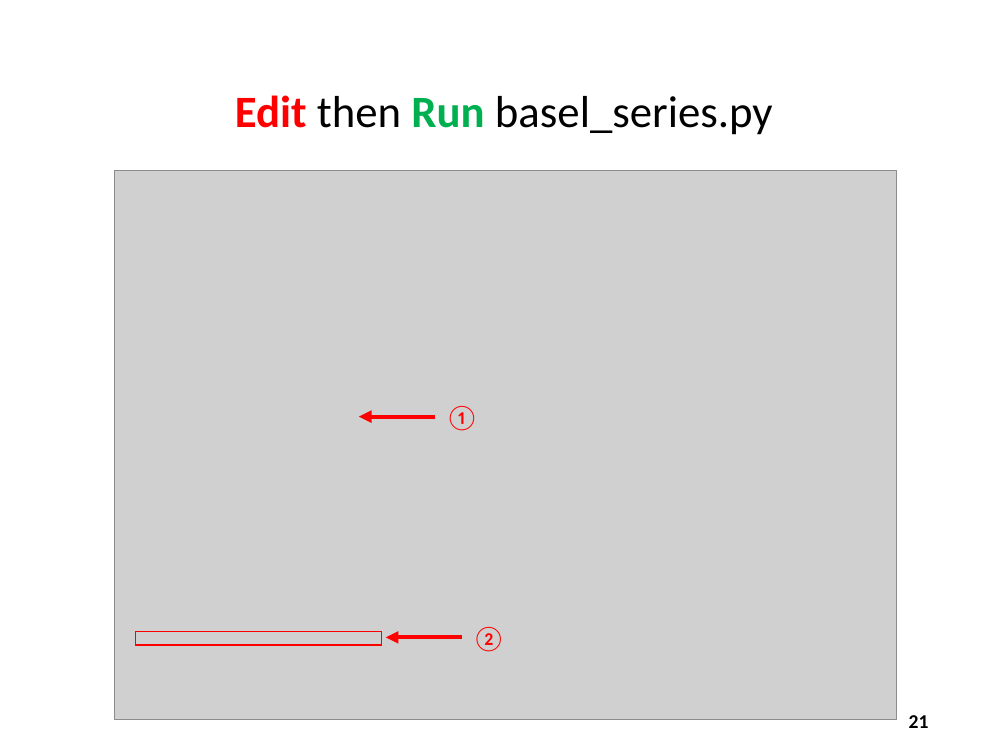
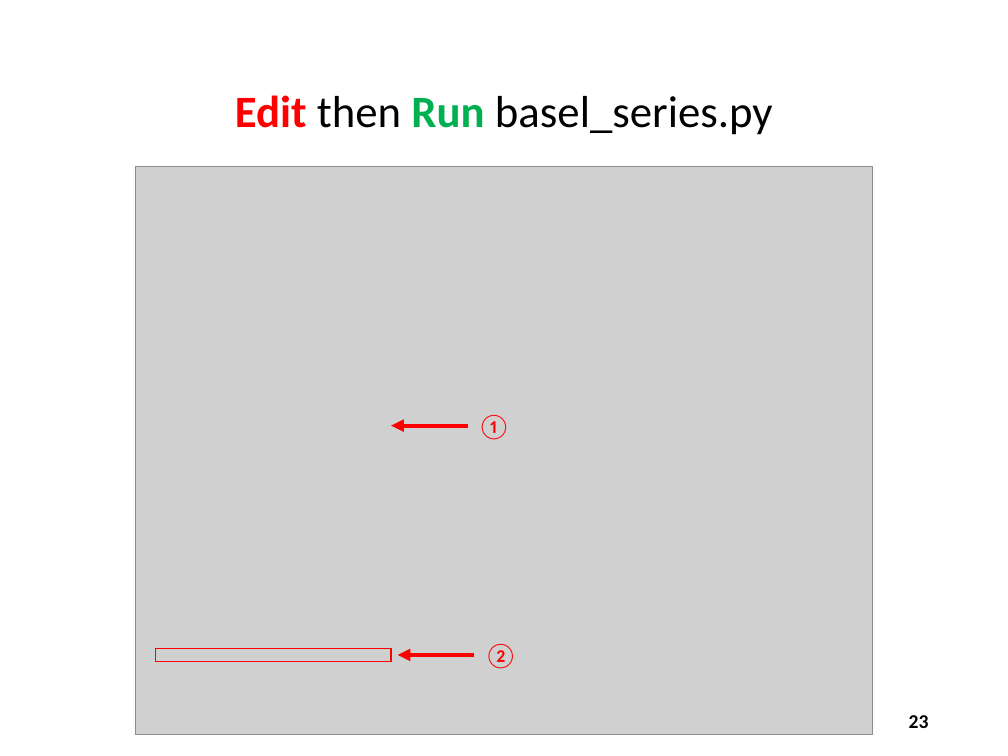
Before and after one commit to dbiersach/csi-spark-prep, a slide deck: slide 23 of slides/Session 02 - Arrays and Algorithms/Session 02 - Arrays and Algorithms.pptx (slide 21 before the commit). Drawn at 1008x756 pixels with LibreOffice and Linux fonts; fonts in the diff are those of the drawing; grey boxes stand for pictures. Boxes give left, top, right and bottom in pixels: in the first picture for what was removed or moved away, otherwise in the second. Text is boxed around its words. In the diff, an @@ line names an element or a change of style, - is before the commit and + after.

```diff
--- a/slides/Session 02 - Arrays and Algorithms/Session 02 - Arrays and Algorithms.pptx
+++ b/slides/Session 02 - Arrays and Algorithms/Session 02 - Arrays and Algorithms.pptx
@@ picture: place and size @@
-picture at box(114, 170, 896, 719)
+picture at box(135, 166, 873, 734)
@@ text "①": place and size @@
-text "①" at box(445, 406, 478, 431)
+text "①" at box(477, 415, 510, 440)
@@ arrow moved from (435, 416) - (359, 416) to (468, 425) - (391, 425) @@
@@ rectangle: place and size @@
-rectangle at box(135, 632, 381, 645)
+rectangle at box(155, 648, 391, 661)
@@ arrow moved from (463, 637) - (386, 637) to (474, 655) - (398, 655) @@
@@ text "②": place and size @@
-text "②" at box(472, 627, 505, 652)
+text "②" at box(484, 644, 517, 669)
@@ page number at box(909, 715, 929, 728): text changed @@
-21
+23
```
Also in this commit, not shown: 6 other slides changed, 2 slides added, 3 other files.
